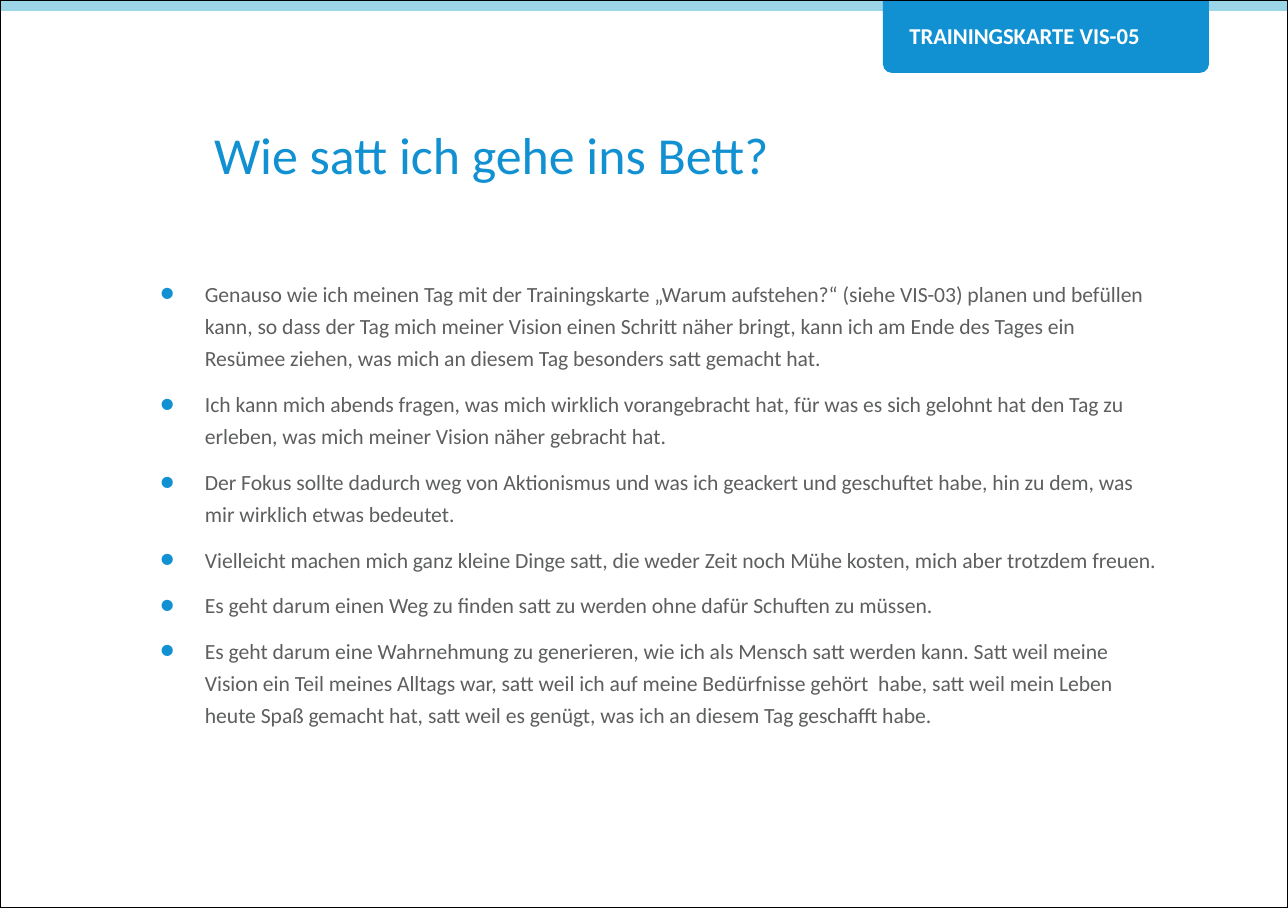
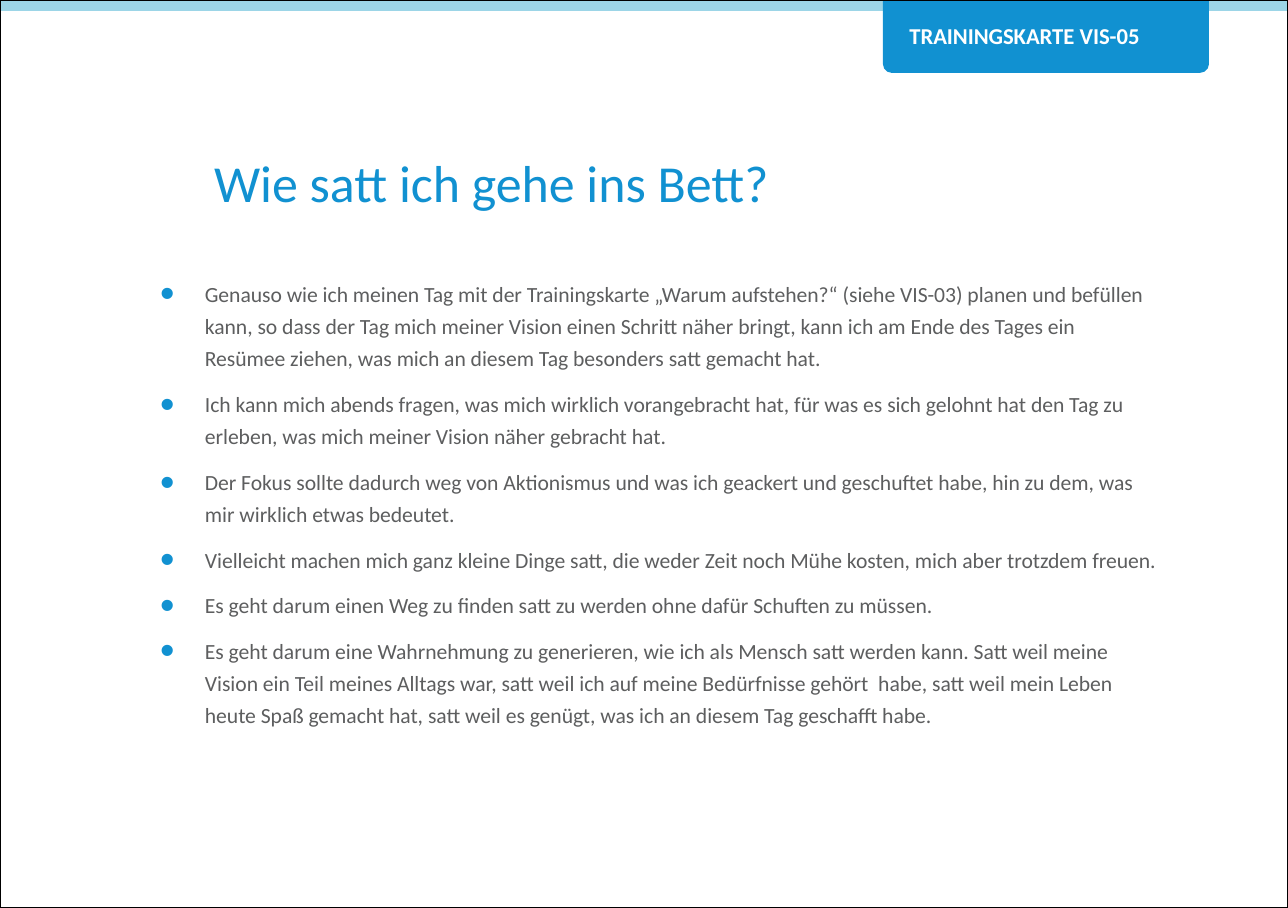
Before and after one commit to Teamtool/training-materials, a slide deck: slide 1 of agile moves/Vision (VIS)/ger_VIS_05_wie_satt_gehe_ich_ins_bett.pptx. Drawn at 1288x908 pixels with LibreOffice and Linux fonts; fonts in the diff are those of the drawing; background and template pictures are left out. Boxes give left, top, right and bottom in pixels: in the first picture for what was removed or moved away, otherwise in the second. Text is boxed around its words. In the diff, an @@ line names an element or a change of style, - is before the commit and + after.

Commit message:
VIS Sattmove Layout angepasst

```diff
--- a/agile moves/Vision (VIS)/ger_VIS_05_wie_satt_gehe_ich_ins_bett.pptx
+++ b/agile moves/Vision (VIS)/ger_VIS_05_wie_satt_gehe_ich_ins_bett.pptx
@@ title "Wie satt ich gehe ins ...": place and size @@
-title "Wie satt ich gehe ins ..." at [214,138,769,183]
+title "Wie satt ich gehe ins ..." at [214,166,769,211]
```
